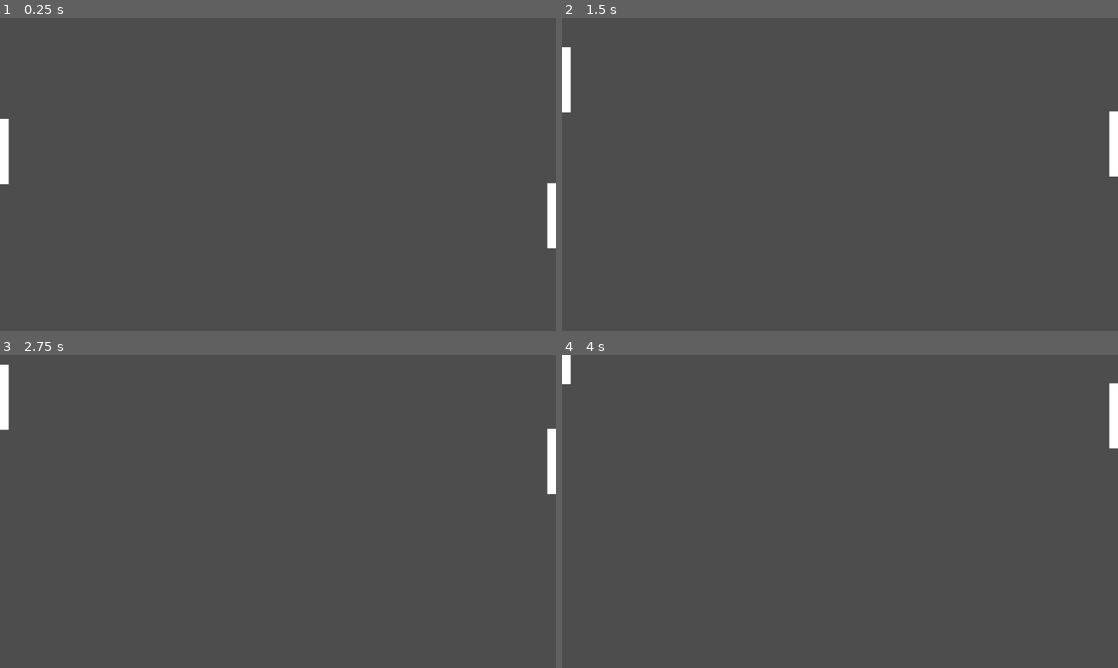
Above: before the commit, frames 1-4 (two rows, left to right).
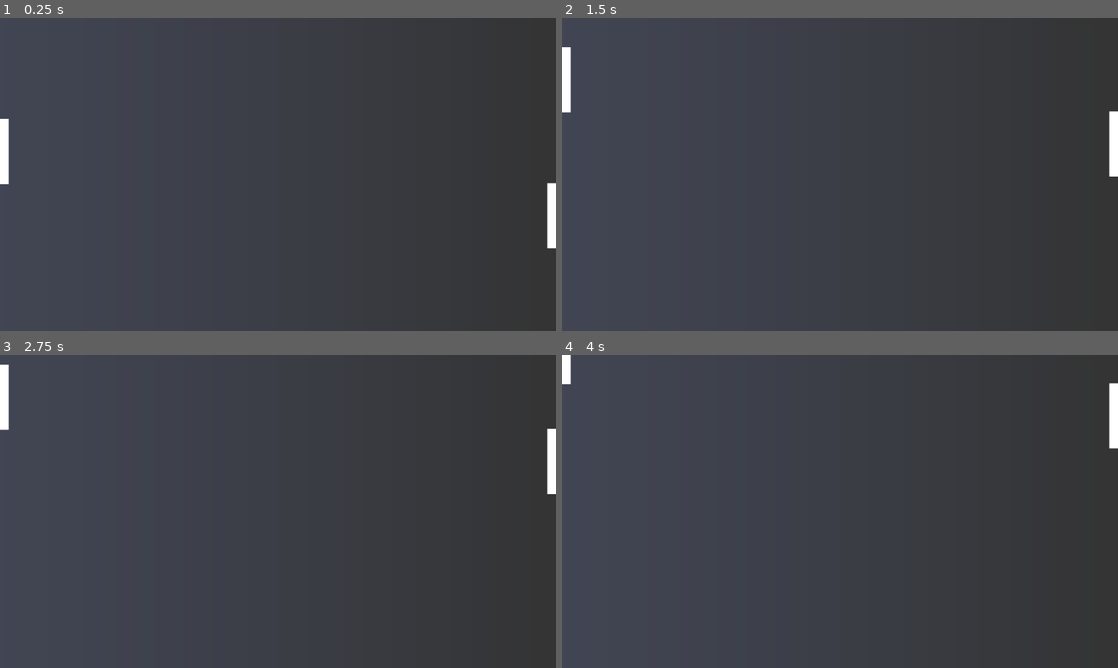
Above: after the commit, the same moments.

Repository: FreakyMeal/pong-2
Game: Godot game, scene res://main.tscn
The game is run twice, just before and just after one commit, with the same random seed, the same clock (stepped at 60 frames per second) and the same inputs.
Inputs:
- Up to frame 1 (0.25 s): no input
- Up to frame 2 (1.5 s): tap Enter at 0.5 s; hold W (up_player_1) 0.53-1.28 s; hold Down (down_player_2) 0.53-1.28 s; hold S (down_player_1) from 1.28 s (still down); tap Up (up_player_2) at 1.35 s
- Up to frame 3 (2.75 s): release S (down_player_1) at 2.03 s; hold W (up_player_1) from 2.03 s (still down); hold Down (down_player_2) from 2.03 s (still down)
- Up to frame 4 (4 s): release Down (down_player_2) at 2.78 s; tap Up (up_player_2) at 2.85 s; release W (up_player_1) at 3.53 s; hold S (down_player_1) from 3.53 s (still down); hold Down (down_player_2) from 3.53 s (still down)

The runs differ from the first frame. In frame 1, 6.8% of the frame differs, in the area x 92-100%, y 0-100%; in frame 2, 6.8%; in frame 3, 6.8%; in frame 4, 6.8%.

Commit message:
Players setup

Diff:
--- a/main.tscn
+++ b/main.tscn
@@ -1,8 +1,19 @@
-[gd_scene load_steps=3 format=3 uid="uid://c12rklcrref2h"]
+[gd_scene load_steps=5 format=3 uid="uid://c12rklcrref2h"]
 
 [ext_resource type="Script" path="res://main.gd" id="1_bdu3u"]
 [ext_resource type="PackedScene" uid="uid://dvs35jxcm5vhl" path="res://player.tscn" id="1_jm2y8"]
 
+[sub_resource type="Gradient" id="Gradient_ml3nq"]
+colors = PackedColorArray(0.114194, 0.183862, 0.411661, 0.235294, 0, 0, 0, 0.329412)
+
+[sub_resource type="GradientTexture1D" id="GradientTexture1D_qqmix"]
+gradient = SubResource("Gradient_ml3nq")
+
 [node name="Main" type="Node"]
 script = ExtResource("1_bdu3u")
 player = ExtResource("1_jm2y8")
+
+[node name="Background" type="TextureRect" parent="."]
+offset_right = 1280.0
+offset_bottom = 720.0
+texture = SubResource("GradientTexture1D_qqmix")
